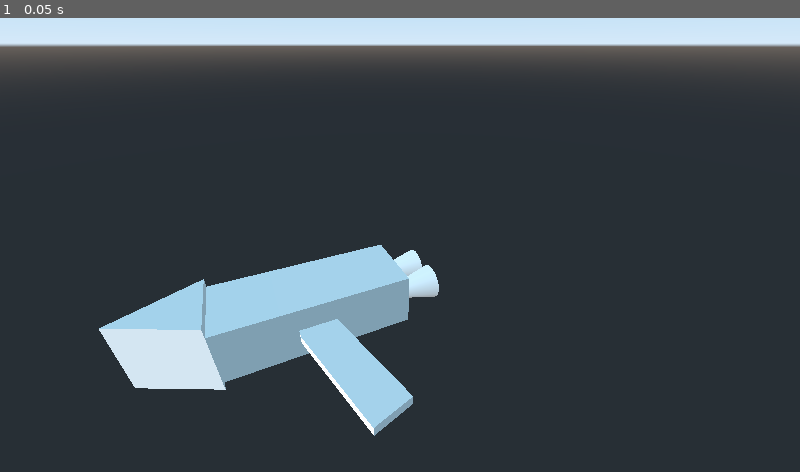
Above: before the commit, frame 1.
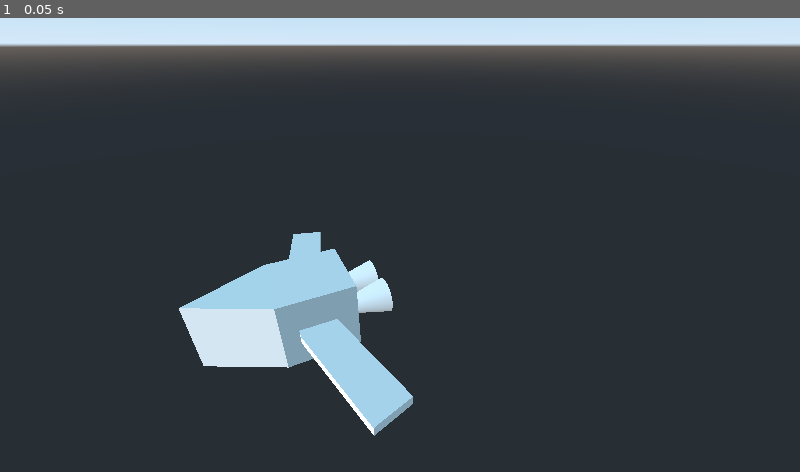
Above: after the commit, the same moment.

Repository: mswieboda/raideon
Game: Godot game, scene res://scenes/space.tscn
Same seed, same stepped clock (60 frames per second), same inputs: the game is played once before the commit and once after it.
Inputs:
- Up to frame 1 (0.05 s): no input

The runs differ from the first frame. In frame 1, 5.5% of the frame differs, in the area x 12-55%, y 47-82%.

Commit message:
adds right wing, reorgs to /parts node

Diff:
--- a/objs/ships/bodies/body_basic.tscn
+++ b/objs/ships/bodies/body_basic.tscn
@@ -13,3 +13,9 @@
 
 [node name="rear" type="Spatial" parent="."]
 transform = Transform( 1, 0, 0, 0, 1, 0, 0, 0, 1, 0, 0, -1 )
+
+[node name="wing_left" type="Spatial" parent="."]
+transform = Transform( 1, 0, 0, 0, 1, 0, 0, 0, 1, 1, 0, 0 )
+
+[node name="wing_right" type="Spatial" parent="."]
+transform = Transform( 1, 0, 0, 0, 1, 0, 0, 0, 1, -1, 0, 0 )
--- a/objs/ships/bodies/body_large.tscn
+++ b/objs/ships/bodies/body_large.tscn
@@ -17,3 +17,6 @@
 
 [node name="wing_left" type="Spatial" parent="."]
 transform = Transform( 1, 0, 0, 0, 1, 0, 0, 0, 1, 1, 0, 0 )
+
+[node name="wing_right" type="Spatial" parent="."]
+transform = Transform( 1, 0, 0, 0, 1, 0, 0, 0, 1, -1, 0, 0 )
--- a/objs/ships/ship.gd
+++ b/objs/ships/ship.gd
@@ -6,12 +6,11 @@
 
 # position cockpit, wings, rear in relation to body size
 func position_parts():
-	var parts = ["cockpit", "rear", "wing_left"]
-	var body_xform = $body.transform.origin
+	var parts = ["cockpit", "rear", "wing_left", "wing_right"]
 
 	for part in parts:
-		var part_node = get_node(part)
-		var body_part = $body.get_node(part).transform.origin
+		var part_node = $parts.get_node(part)
+		var body_part = $parts/body.get_node(part).transform.origin
 		var part_body = part_node.get_node("body").transform.origin
 
 		part_node.transform.origin = body_part - part_body
--- a/objs/ships/ship.tscn
+++ b/objs/ships/ship.tscn
@@ -1,19 +1,24 @@
-[gd_scene load_steps=6 format=2]
+[gd_scene load_steps=7 format=2]
 
-[ext_resource path="res://objs/ships/wings/wing_left_basic.tscn" type="PackedScene" id=1]
+[ext_resource path="res://objs/ships/bodies/body_basic.tscn" type="PackedScene" id=1]
 [ext_resource path="res://objs/ships/rears/rear_basic.tscn" type="PackedScene" id=2]
 [ext_resource path="res://objs/ships/cockpits/cockpit_basic.tscn" type="PackedScene" id=3]
 [ext_resource path="res://objs/ships/ship.gd" type="Script" id=4]
-[ext_resource path="res://objs/ships/bodies/body_large.tscn" type="PackedScene" id=5]
+[ext_resource path="res://objs/ships/wings/wing_right_basic.tscn" type="PackedScene" id=6]
+[ext_resource path="res://objs/ships/wings/wing_left_basic.tscn" type="PackedScene" id=7]
 
 [node name="ship" type="Spatial"]
 script = ExtResource( 4 )
 
-[node name="cockpit" parent="." instance=ExtResource( 3 )]
+[node name="parts" type="Spatial" parent="."]
 
-[node name="body" parent="." instance=ExtResource( 5 )]
+[node name="body" parent="parts" instance=ExtResource( 1 )]
 
-[node name="rear" parent="." instance=ExtResource( 2 )]
+[node name="cockpit" parent="parts" instance=ExtResource( 3 )]
 
-[node name="wing_left" parent="." instance=ExtResource( 1 )]
+[node name="rear" parent="parts" instance=ExtResource( 2 )]
+
+[node name="wing_left" parent="parts" instance=ExtResource( 7 )]
 transform = Transform( 1, 0, 0, 0, 1, 0, 0, 0, 1, 0.469149, 0, -1.51825 )
+
+[node name="wing_right" parent="parts" instance=ExtResource( 6 )]
--- /dev/null
+++ b/objs/ships/wings/wing_right_basic.tscn
@@ -0,0 +1,25 @@
+[gd_scene load_steps=3 format=2]
+
+[sub_resource type="CubeMesh" id=1]
+size = Vector3( 1, 0.25, 3 )
+
+[sub_resource type="CubeMesh" id=2]
+size = Vector3( 0.95, 0.25, 0.27 )
+
+[node name="wing_right" type="Spatial"]
+
+[node name="mesh" type="Spatial" parent="."]
+transform = Transform( 1.62921e-07, -5.30863e-14, 1, -3.25841e-07, -1, 0, 1, -3.25841e-07, -1.62921e-07, 0, 0, 0 )
+
+[node name="main_wing" type="MeshInstance" parent="mesh"]
+transform = Transform( 0.965926, 0, 0.258819, 0, 1, 0, -0.258819, 0, 0.965926, 0, 0, 0 )
+mesh = SubResource( 1 )
+material/0 = null
+
+[node name="start_edge" type="MeshInstance" parent="mesh"]
+transform = Transform( 1, 0, 0, 0, 1, 0, 0, 0, 1, 0.386371, 0, 1.45075 )
+mesh = SubResource( 2 )
+material/0 = null
+
+[node name="body" type="Spatial" parent="."]
+transform = Transform( 1, 0, 0, 0, 1, 0, 0, 0, 1, 1.5, 0, 0.3 )
